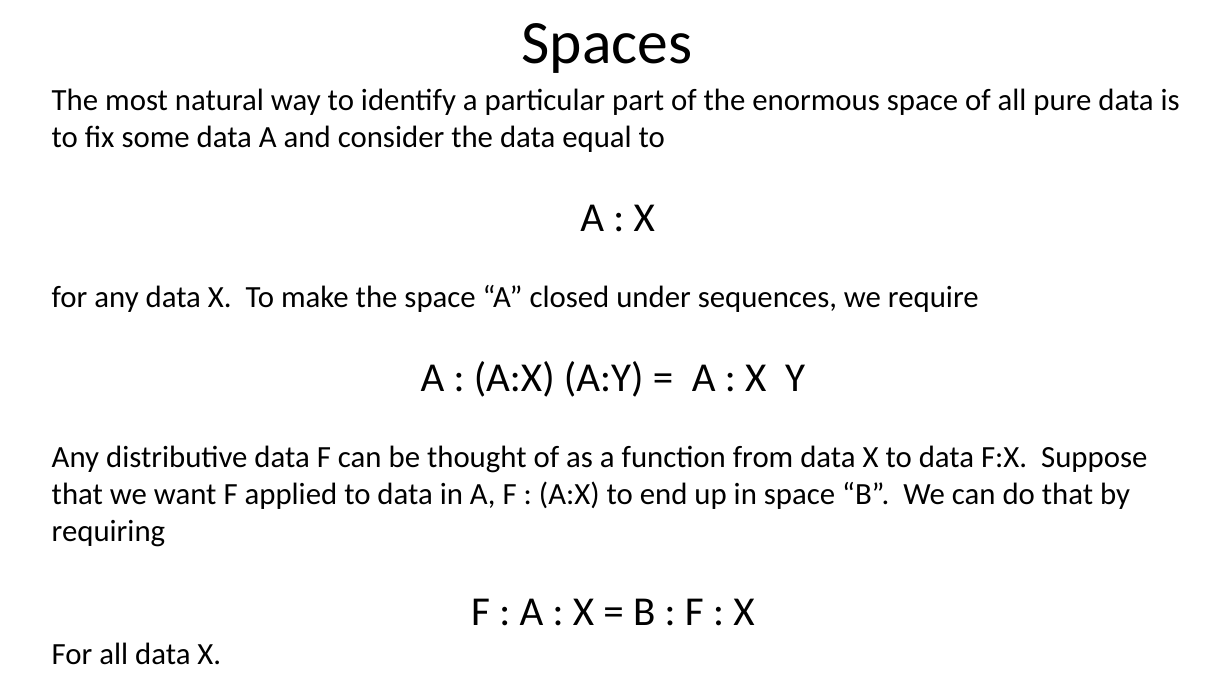
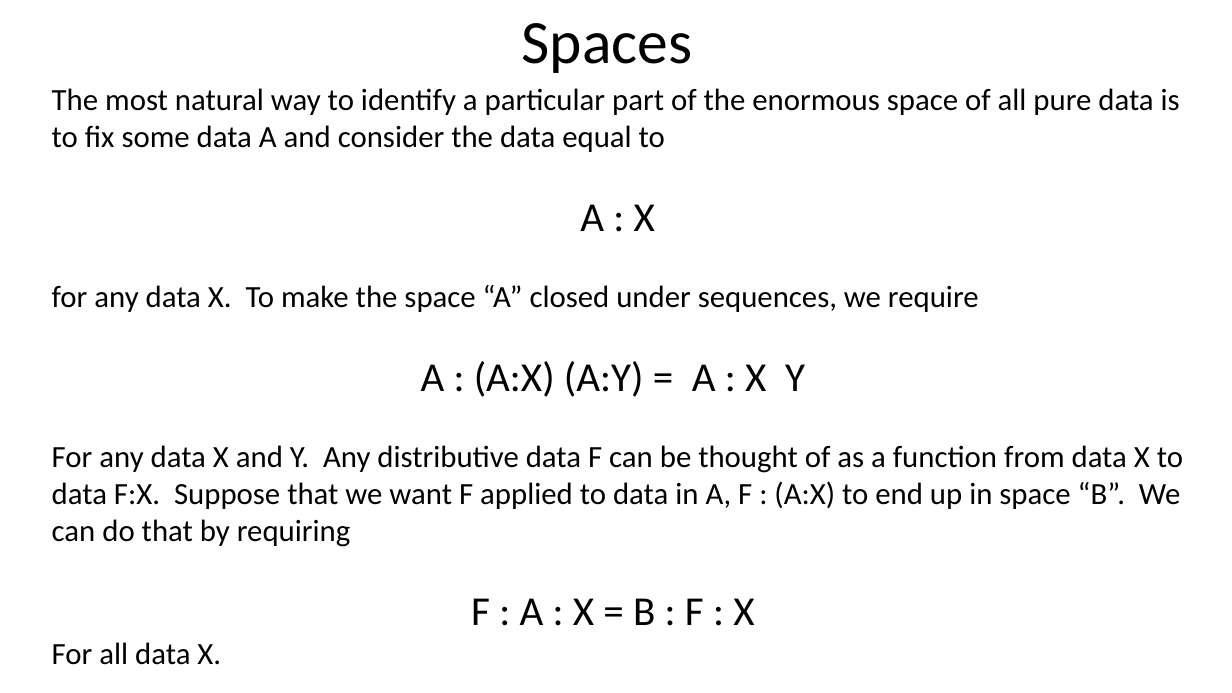
Before and after one commit to Saul-Youssef/coda, a slide deck: slide 22 of doc/talk/coda.pptx (slide 17 before the commit). Drawn at 1232x693 pixels with LibreOffice and Linux fonts; fonts in the diff are those of the drawing. Boxes give left, top, right and bottom in pixels: in the first picture for what was removed or moved away, otherwise in the second. Text is boxed around its words. In the diff, an @@ line names an element or a change of style, - is before the commit and + after.

```diff
--- a/doc/talk/coda.pptx
+++ b/doc/talk/coda.pptx
@@ text at (52, 445, 1183, 547): text changed @@
-Any distributive data F can be thought of as a function from data X to data F:X. Suppose that we want F applied to data in A, F : (A:X) to end up in space “B”. We can do that by requiring
+For any data X and Y. Any distributive data F can be thought of as a function from data X to data F:X. Suppose that we want F applied to data in A, F : (A:X) to end up in space “B”. We can do that by requiring
```
Also in this commit, not shown: 12 other slides changed, 20 slides added, 3 slides removed, 11 other files.
